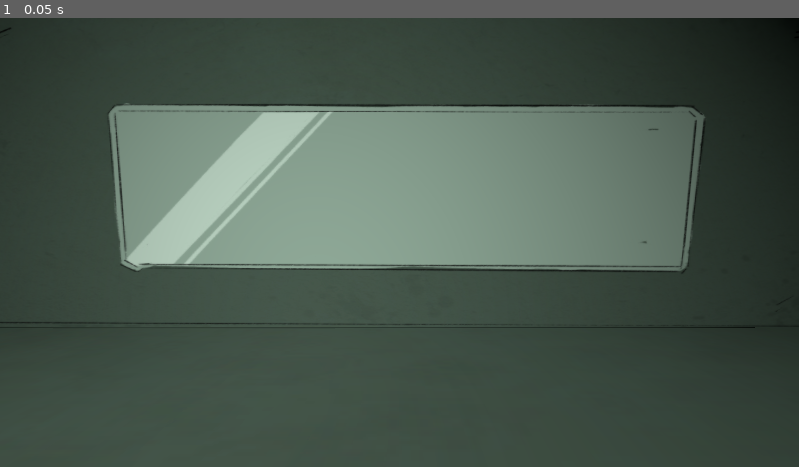
Above: before the commit, frame 1.
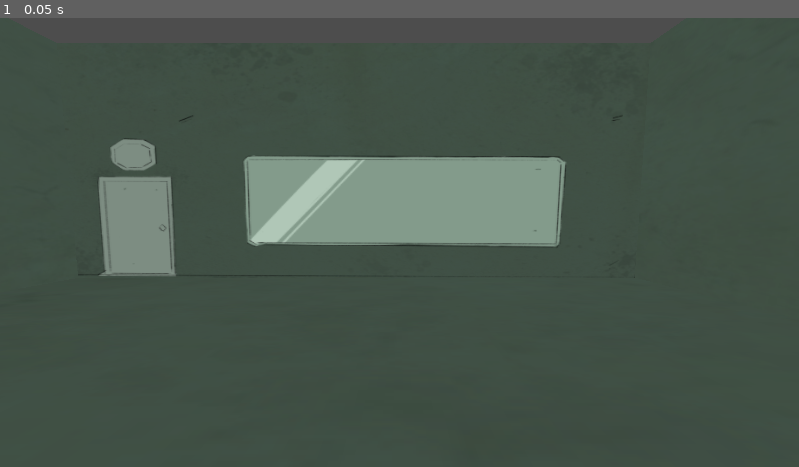
Above: after the commit, the same moment.

Repository: Torchicxdd/DetectiveGame
Game: Godot game, scene res://room-one.tscn
Same seed, same stepped clock (60 frames per second), same inputs: the game is played once before the commit and once after it.
Inputs:
- Up to frame 1 (0.05 s): no input

The runs differ from the first frame. In frame 1, 33% of the frame differs, in the area x 0-100%, y 0-81%.

Commit message:
Add color global light

Diff:
--- /dev/null
+++ b/World.tscn
@@ -0,0 +1,19 @@
+[gd_scene load_steps=5 format=3 uid="uid://4e35o06378gt"]
+
+[ext_resource type="PackedScene" uid="uid://ckbdhxhba0ncg" path="res://test/room/room-test.glb" id="1_c6gwx"]
+
+[sub_resource type="Environment" id="Environment_c6gwx"]
+
+[sub_resource type="CameraAttributesPractical" id="CameraAttributesPractical_2dftf"]
+
+[sub_resource type="Compositor" id="Compositor_bcbcq"]
+
+[node name="World" type="WorldEnvironment"]
+environment = SubResource("Environment_c6gwx")
+camera_attributes = SubResource("CameraAttributesPractical_2dftf")
+compositor = SubResource("Compositor_bcbcq")
+
+[node name="room-test" parent="." instance=ExtResource("1_c6gwx")]
+
+[node name="Camera3D" type="Camera3D" parent="."]
+transform = Transform3D(1, 0, 0, 0, 1, 0, 0, 0, 1, 0, 1.5772159, 0)
--- a/room-one.tscn
+++ b/room-one.tscn
@@ -1,13 +1,25 @@
-[gd_scene load_steps=2 format=3 uid="uid://cc8thvugieo0d"]
+[gd_scene load_steps=4 format=3 uid="uid://cc8thvugieo0d"]
 
 [ext_resource type="PackedScene" uid="uid://ckbdhxhba0ncg" path="res://test/room/room-test.glb" id="1_v4o0c"]
 
+[sub_resource type="Environment" id="Environment_v4o0c"]
+ambient_light_source = 2
+ambient_light_color = Color(1, 1, 1, 1)
+
+[sub_resource type="CameraAttributesPractical" id="CameraAttributesPractical_lb3jo"]
+
 [node name="Node3D" type="Node3D"]
 
+[node name="WorldEnvironment" type="WorldEnvironment" parent="."]
+environment = SubResource("Environment_v4o0c")
+camera_attributes = SubResource("CameraAttributesPractical_lb3jo")
+
 [node name="room-test" parent="." instance=ExtResource("1_v4o0c")]
+transform = Transform3D(1, 0, 0, 0, 1, 0, 0, 0, 1, 0.024263382, 0.018460274, -0.04821205)
 
 [node name="SpotLight3D" type="SpotLight3D" parent="."]
 transform = Transform3D(1, 0, 0, 0, 0.7322577, 0.68102765, 0, -0.68102765, 0.7322577, 0, 5.023151, 2.9385533)
+visible = false
 light_specular = 0.0
 shadow_enabled = true
 spot_range = 21.583
@@ -15,4 +27,4 @@
 spot_angle_attenuation = 1.5157168
 
 [node name="Camera3D" type="Camera3D" parent="."]
-transform = Transform3D(1, 0, 0, 0, 0.9966901, 0.08129494, 0, -0.08129494, 0.9966901, 0.84563065, 1.2617316, -0.15330696)
+transform = Transform3D(1, 0, 0, 0, 0.9966901, 0.08129494, 0, -0.08129494, 0.9966901, 0.84563065, 1.2617316, 2.3002222)
